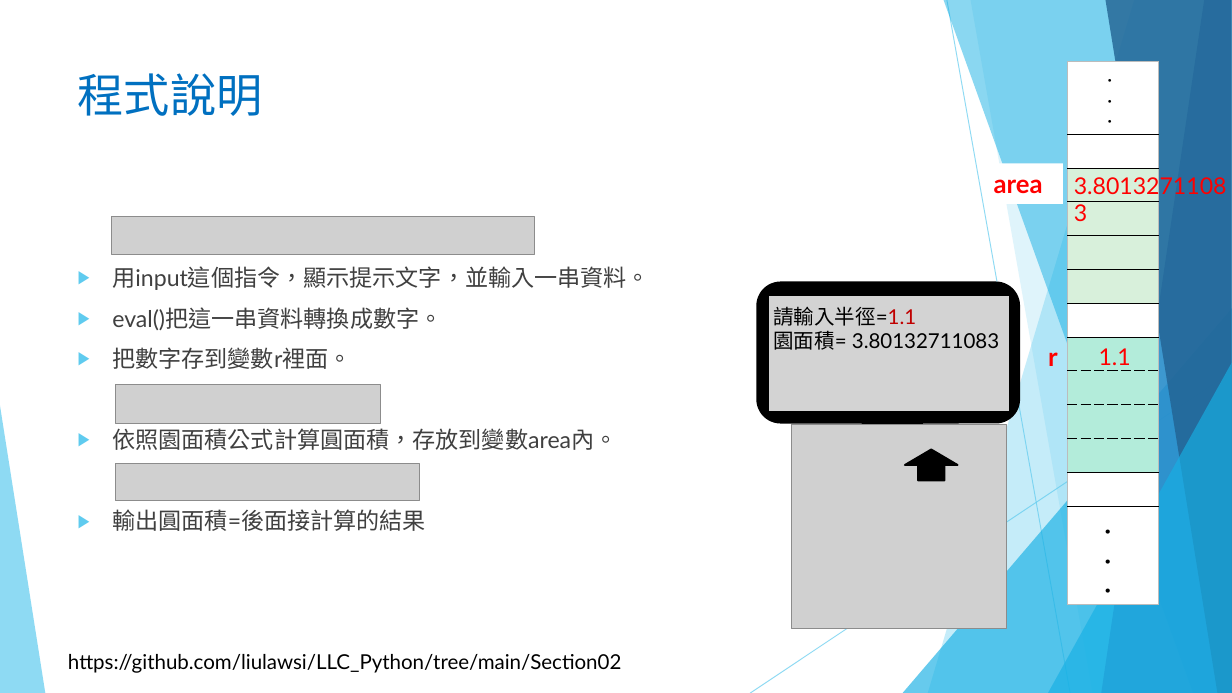
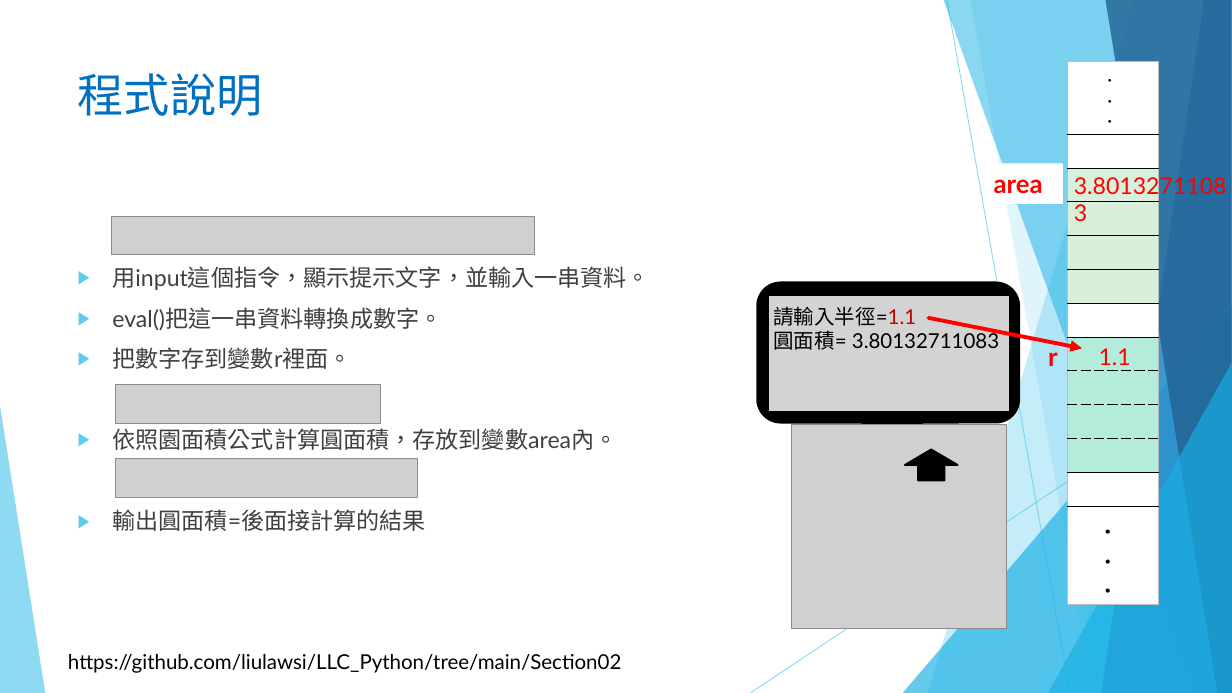
Before and after one commit to liulawsi/My_PPTs, a slide deck: slide 6 of LCC/Python/02_程式語言基本法.pptx. Drawn at 1232x693 pixels with LibreOffice and Linux fonts; fonts in the diff are those of the drawing; grey boxes stand for pictures; background and template pictures are left out. Boxes give left, top, right and bottom in pixels: in the first picture for what was removed or moved away, otherwise in the second. Text is boxed around its words. In the diff, an @@ line names an element or a change of style, - is before the commit and + after.

```diff
--- a/LCC/Python/02_程式語言基本法.pptx
+++ b/LCC/Python/02_程式語言基本法.pptx
@@ arrow added from (929, 318) to (1082, 348), #FF0000 3 pt @@
@@ text at <box>773,330,999,350</box>: text changed @@
-園面積= 3.80132711083
+圓面積= 3.80132711083
@@ picture: place and size @@
-picture at <box>116,464,420,502</box>
+picture at <box>116,458,418,497</box>
```
Also in this commit, not shown: 3 other slides changed, 8 other files.
